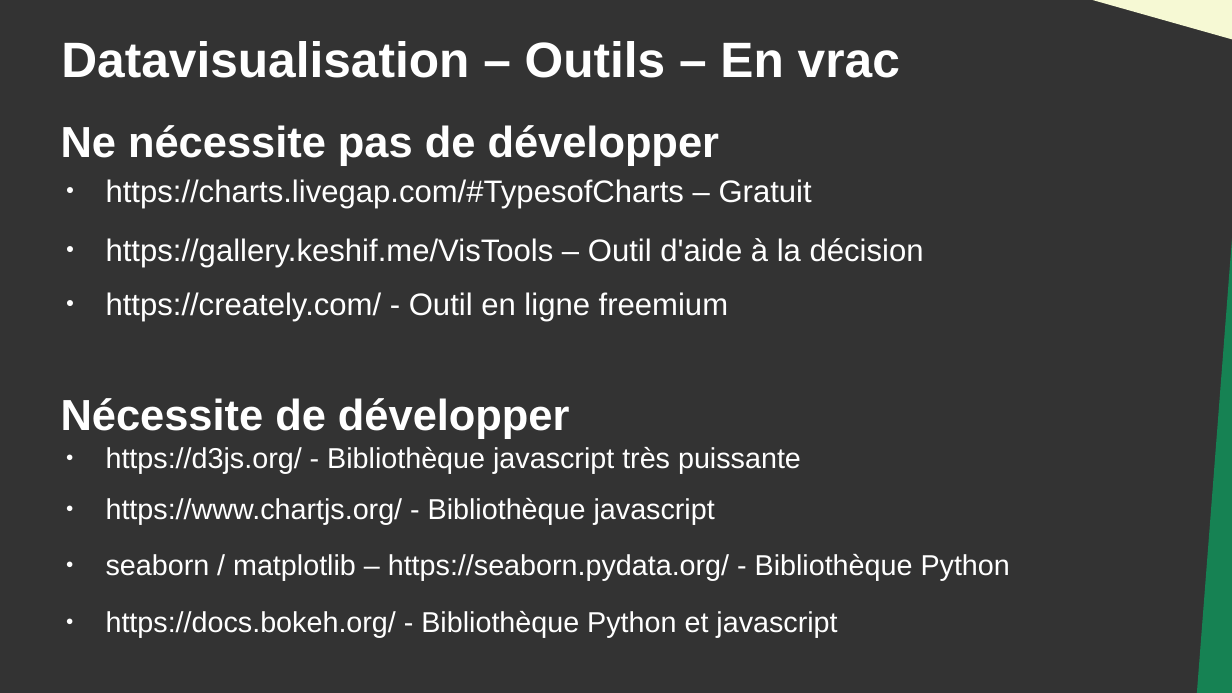
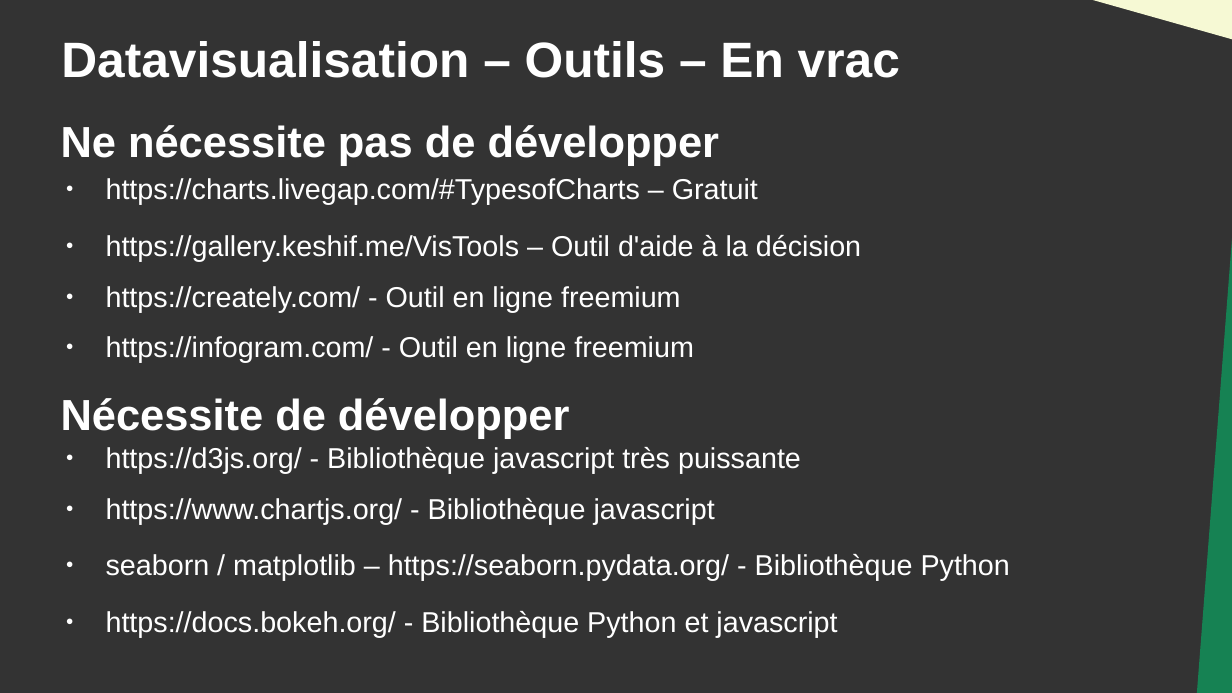
Before and after one commit to DanYellow/cours, a slide deck: slide 28 of data-journalisme-s4/travaux-pratiques/numero-4/presentation.odp. Drawn at 1232x693 pixels with LibreOffice and Linux fonts; fonts in the diff are those of the drawing. Boxes give left, top, right and bottom in pixels: in the first picture for what was removed or moved away, otherwise in the second. Text is boxed around its words. In the diff, an @@ line names an element or a change of style, - is before the commit and + after.

```diff
--- a/data-journalisme-s4/travaux-pratiques/numero-4/presentation.odp
+++ b/data-journalisme-s4/travaux-pratiques/numero-4/presentation.odp
@@ text at (106, 178, 861, 312): size 20 to 18.5 pt in "https://charts.livegap.com/#TypesofCharts – Gratuit", "https://gallery.keshif.me/VisTools – Outil d'aide à la décis ...", "https://creately.com/ - Outil en ligne freemium" @@
@@ text at (106, 336, 694, 363): paragraph added @@
+● https://infogram.com/ - Outil en ligne freemium
```
Also in this commit, not shown: 6 other files.
